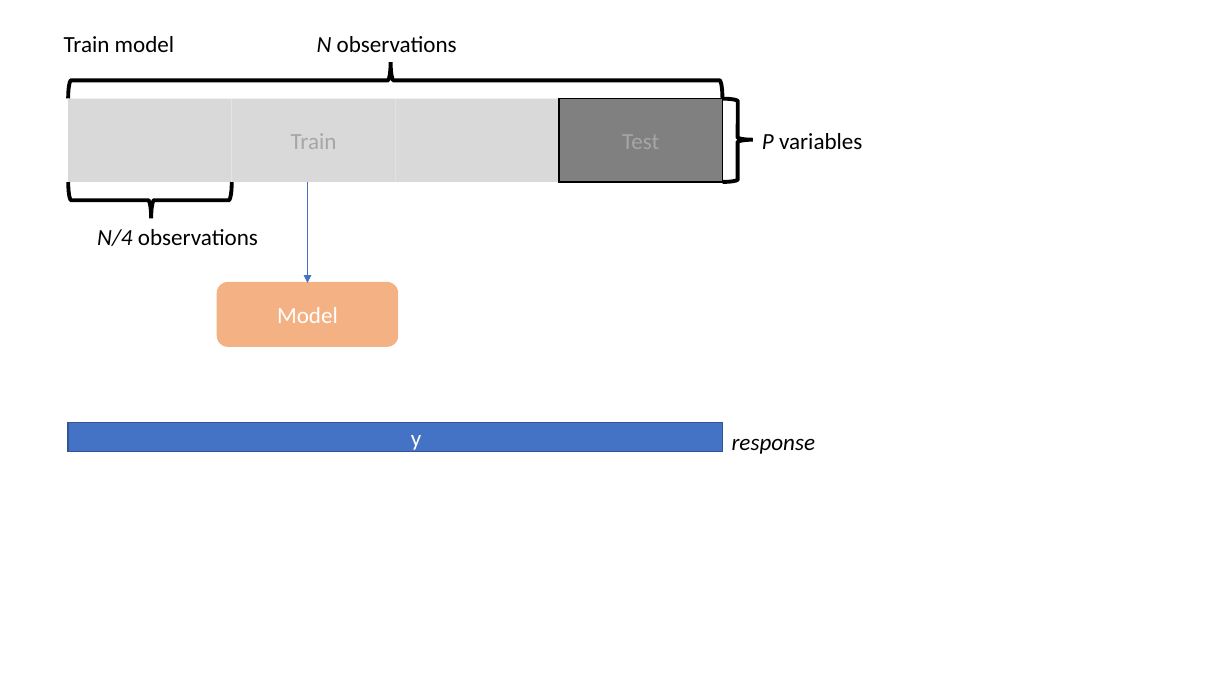
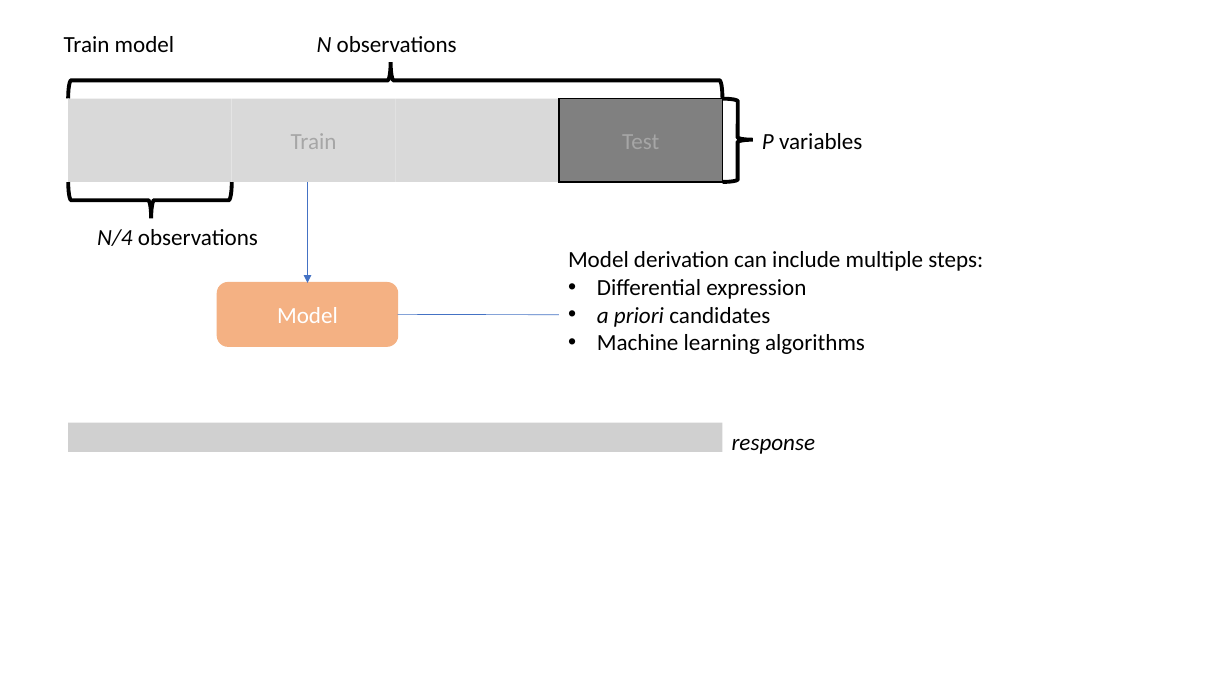
Before and after one commit to Phillip-a-richmond/PrecisionHealthVirtualEnvironment, a slide deck: slide 4 of Workshops/biomarker_discovery/slides/img/cv.pptx. Drawn at 1232x693 pixels with LibreOffice and Linux fonts; fonts in the diff are those of the drawing; grey boxes stand for pictures. Boxes give left, top, right and bottom in pixels: in the first picture for what was removed or moved away, otherwise in the second. Text is boxed around its words. In the diff, an @@ line names an element or a change of style, - is before the commit and + after.

```diff
--- a/Workshops/biomarker_discovery/slides/img/cv.pptx
+++ b/Workshops/biomarker_discovery/slides/img/cv.pptx
@@ text added at (568, 251, 983, 354), 18 pt, text #000000 @@
+Model derivation can include multiple steps:
+• Differential expression
+• a priori candidates
+• Machine learning algorithms
@@ line added from (559, 315) to (397, 314), #4472C4 0.5 pt @@
@@ rectangle removed at (68, 422, 723, 452) @@
-y
@@ picture added at (68, 422, 723, 452) @@
```
Also in this commit, not shown: 10 other slides changed, 33 other files.
